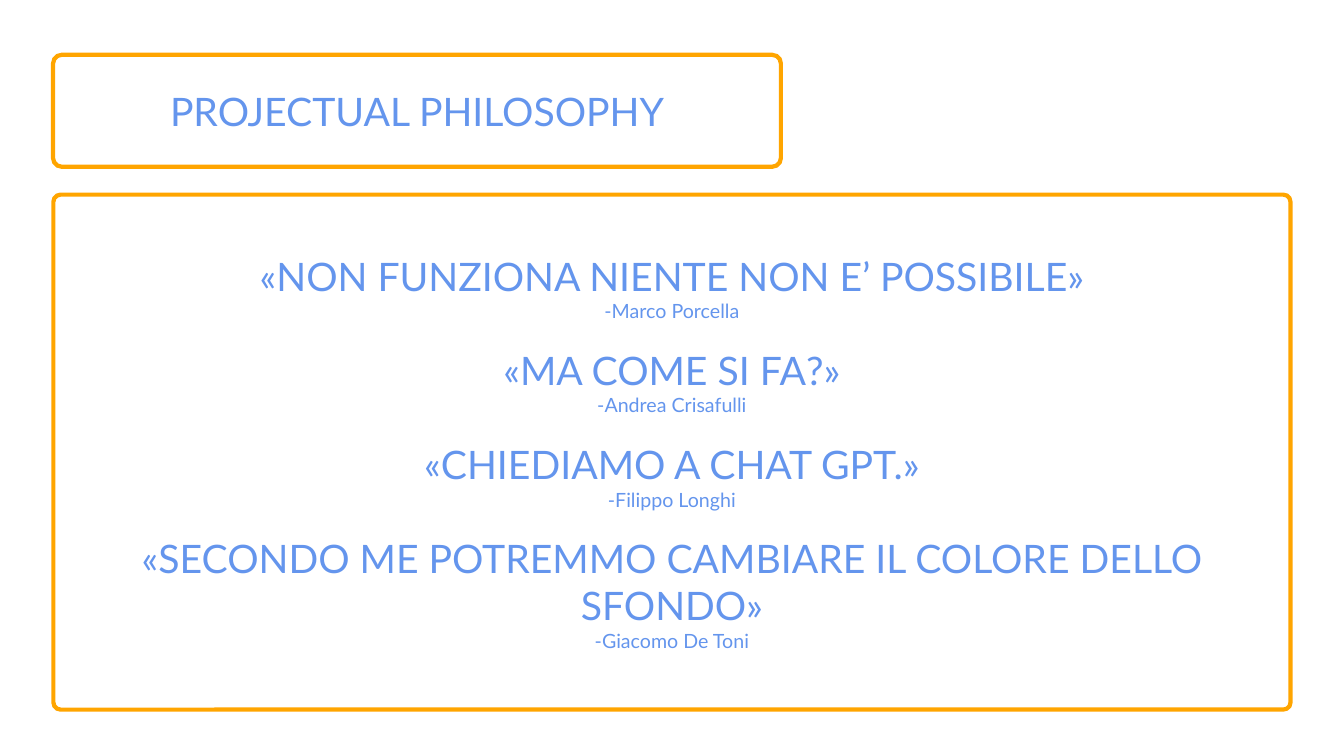
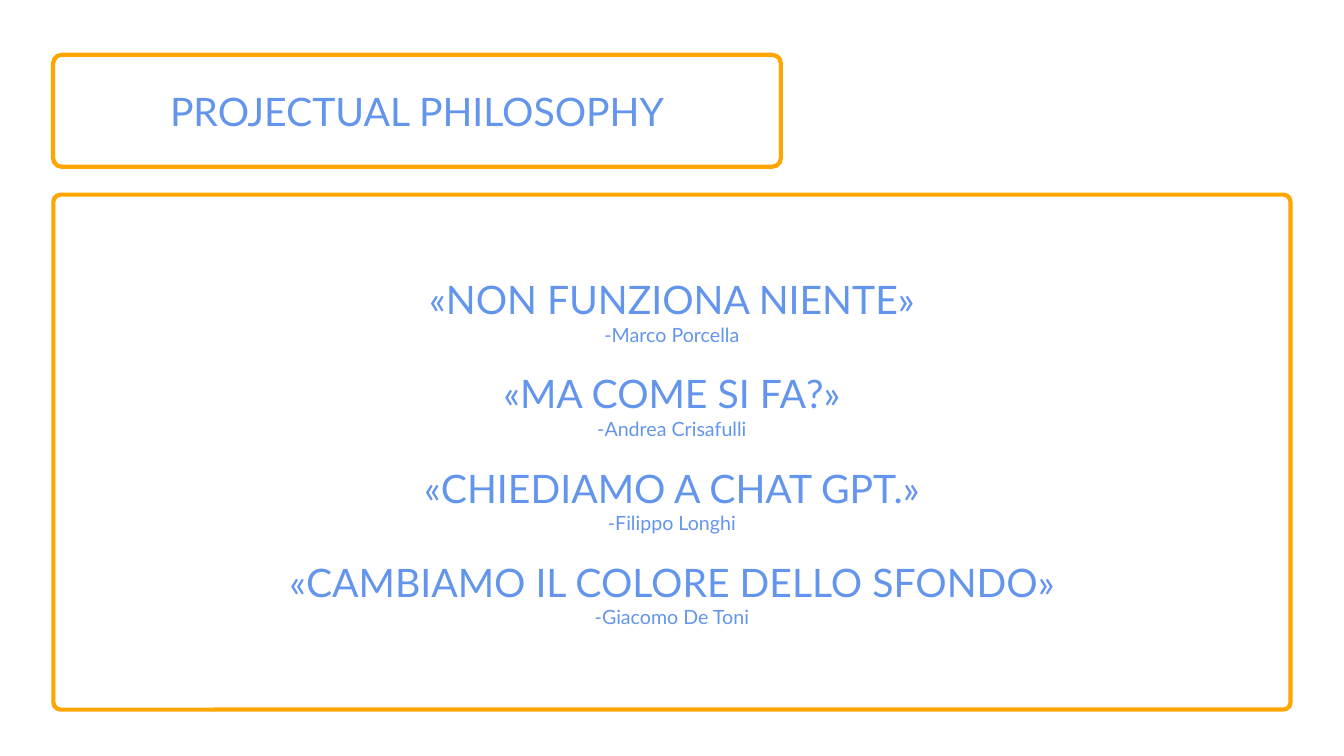
Before and after one commit to Ciorpy/ACTaM-Project-2024-25, a slide deck: slide 2 of MusicMind.pptx (slide 6 before the commit). Drawn at 1344x756 pixels with LibreOffice and Linux fonts; fonts in the diff are those of the drawing; background and template pictures are left out. Boxes give left, top, right and bottom in pixels: in the first picture for what was removed or moved away, otherwise in the second. Text is boxed around its words. In the diff, an @@ line names an element or a change of style, - is before the commit and + after.

```diff
--- a/MusicMind.pptx
+++ b/MusicMind.pptx
@@ text in rounded rectangle at [429, 285, 915, 315]: text changed @@
-«NON FUNZIONA NIENTE NON E’ POSSIBILE»
+«NON FUNZIONA NIENTE»
@@ text in rounded rectangle at [289, 568, 1054, 598]: text changed @@
-«SECONDO ME POTREMMO CAMBIARE IL COLORE DELLO SFONDO»
+«CAMBIAMO IL COLORE DELLO SFONDO»
```
Also in this commit, not shown: 2 slides removed.
